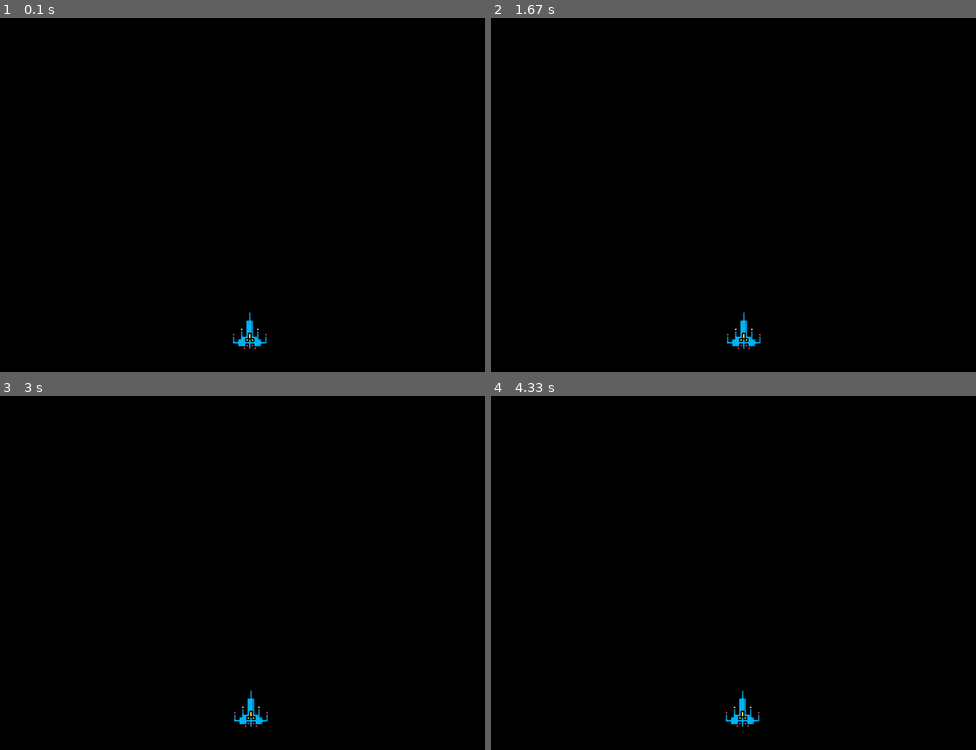
Above: before the commit, frames 1-4 (two rows, left to right).
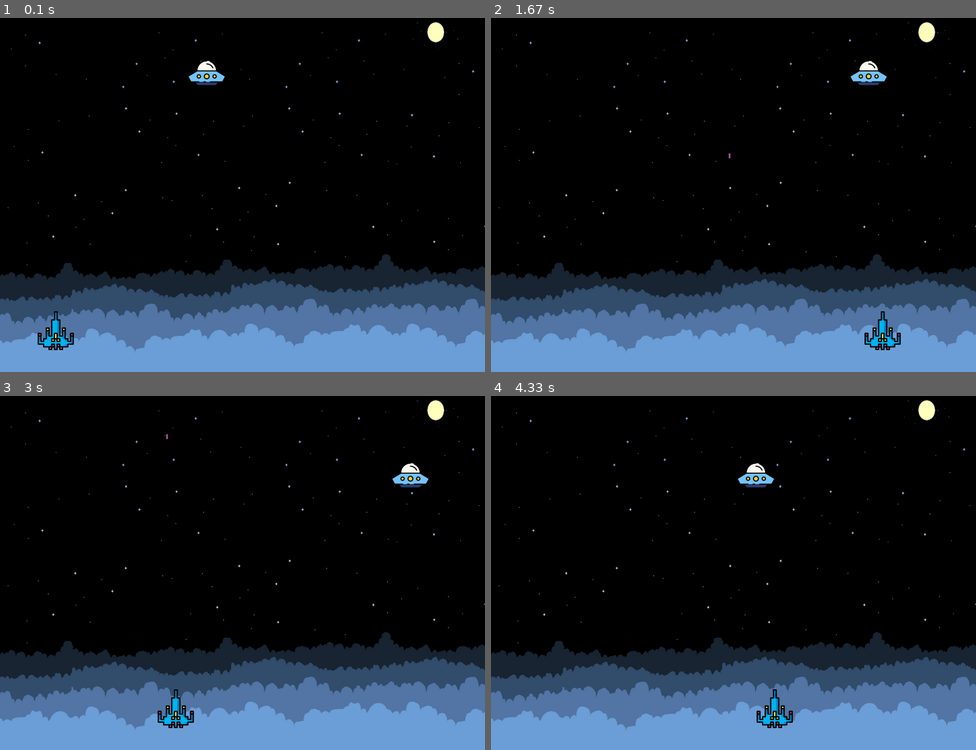
Above: after the commit, the same moments.

Repository: Backers180/PyGamesTest
Game: pygame game, started from PyFile1.py
The game is run twice, just before and just after one commit, with the same random seed, the same clock (stepped at 60 frames per second) and the same inputs.
Inputs:
- Up to frame 1 (0.1 s): no input
- Up to frame 2 (1.67 s): tap Space at 0.33, 0.73, 1.03, 1.23, 1.53 s; hold Right 0.67-1.13 s; hold Right 1.17-1.63 s
- Up to frame 3 (3 s): hold Left 1.67-2.2 s; tap Space at 1.73, 2.03, 2.3, 2.6, 2.73 s; hold Left 2.23-2.63 s; hold Right from 2.67 s (still down)
- Up to frame 4 (4.33 s): tap Space at 3.03, 3.4, 3.7, 3.9, 4.2 s; release Right at 3.3 s; hold Left 3.33-3.8 s; hold Right 3.83-4.3 s

The runs differ from the first frame. In frame 1, 29% of the frame differs, in the area x 0-100%, y 1-100%; in frame 2, 29%; in frame 3, 29%; in frame 4, 29%.

Commit message:
Bullet Control Stage

Diff:
--- a/PyFile1.py
+++ b/PyFile1.py
@@ -1,12 +1,22 @@
 import pygame
+
 import random
 
 
+
 pygame.init()
 
 
 
-screen = pygame.display.set_mode((800, 600))
+screen = pygame.display.set_mode((800,600))
+
+
+
+background = pygame.image.load('spacebackground.png')
+
+
+
+
 
 
 
@@ -14,16 +24,19 @@
 
 pygame.display.set_caption("Space Invaders")
 
-icon = pygame.image.load('ship2.png')
+icon = pygame.image.load('space-ship.png')
 
 pygame.display.set_icon(icon)
 
 
 
 #Player
+
+
+
 playerImg = pygame.image.load('ship2.png')
 
-playerX = 380				#initial positions
+playerX = 60
 
 playerY = 500
 
@@ -32,33 +45,89 @@
 playerY_change = 0
 
 
+
 #enemy
+
+
+
 enemyImg = pygame.image.load('alien.png')
 
 enemyX = random.randint(64,736)
 
 enemyY = random.randint(64,150)
 
+enemyX_change = 3
+
+enemyY_change = 40
+
+
+
+#bullet
+
+
+
+#Ready - You can't see the bullet on the screen
+
+#Fire - The bullet is currently moving
+
+
+
+bulletImg = pygame.image.load('bullet.png')
+
+bulletX = 0
+
+bulletY = 500
+
+bulletX_change = 0
+
+bulletY_change = 10
+
+bullet_state = "ready"
+
+
+
 
 
 def player(x,y):
 
     screen.blit(playerImg,(x,y))
 
+
+
 def enemy(x,y):
 
     screen.blit(enemyImg,(x,y))
 
 
 
+def fire_bullet(x,y):
+
+    global bullet_state
+
+    bullet_state = "fire"
+
+    screen.blit(bulletImg,(x+16,y+10))
+
+
+
+
+
 running = True
 
-while running:			#Main Code
+while running:
 
 
 
   screen.fill((0,0,0))
 
+  #background Image
+
+  screen.blit(background,(0,0))
+
+
+
+
+
 
 
   for event in pygame.event.get():
@@ -69,17 +138,29 @@
 
 
 
-    if event.type == pygame.KEYDOWN:		#left and right controls
+    if event.type == pygame.KEYDOWN:
 
         if event.key == pygame.K_LEFT:
 
-            playerX_change = -0.1
+            playerX_change = -9.9
 
 
 
         if event.key == pygame.K_RIGHT:
 
-            playerX_change = 0.1
+            playerX_change = 9.9
+
+
+
+        if event.key ==pygame.K_SPACE:
+
+            if bullet_state is "ready":
+
+
+
+                bulletX = playerX
+
+                fire_bullet(bulletX,bulletY)
 
 
 
@@ -93,17 +174,67 @@
 
 
 
+   #check for boundaries of spaceship so it doesn't go out of bounds
+
+
+
   playerX += playerX_change
+
+
+
+  if playerX <0:
+
+      playerX = 0
+
+  elif playerX >=736:
+
+      playerX = 736
+
+
+
+  enemyX += enemyX_change
+
+
+
+  if enemyX <0:
+
+      enemyX_change = 3
+
+      enemyY +=enemyY_change
+
+  elif enemyX >=736:
+
+      enemyX_change = -3
+
+      enemyY +=enemyY_change
+
+
+
+    #bullet movement
+
+
+
+  if bulletY <= 0:
+
+      bulletY = 480
+
+      bullet_state = "ready"
+
+
+
+  if bullet_state is "fire":
+
+
+
+      fire_bullet(bulletX,bulletY)
+
+      bulletY -=bulletY_change
+
+
+
   player(playerX,playerY)
 
-
-  if playerX <0:		#total xlength = 800 pixels spaceship is 64x64 pix
-
-      playerX = 0
-
-  elif playerX >736:	#800 - 64 = 736
-
-      playerX = 736
+  enemy(enemyX,enemyY)
 
 
 
Binary file changed: alien.png
Binary file added: bullet.png
Binary file added: space-ship.png
Binary file added: spacebackground.png
